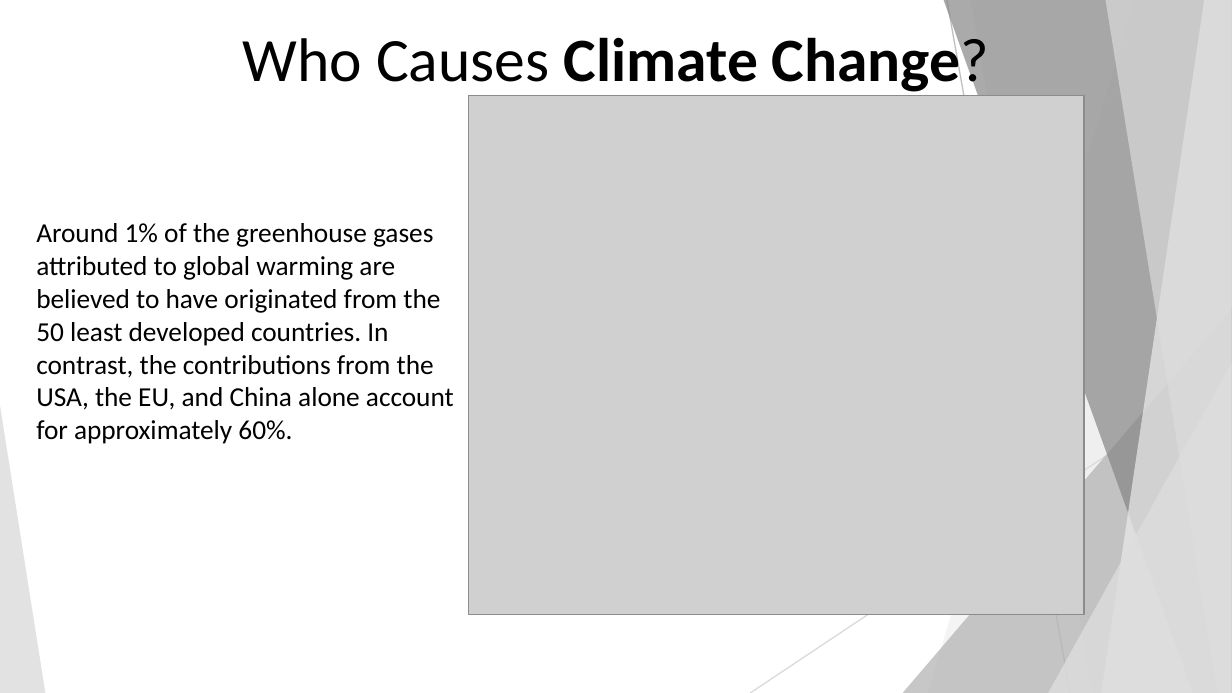
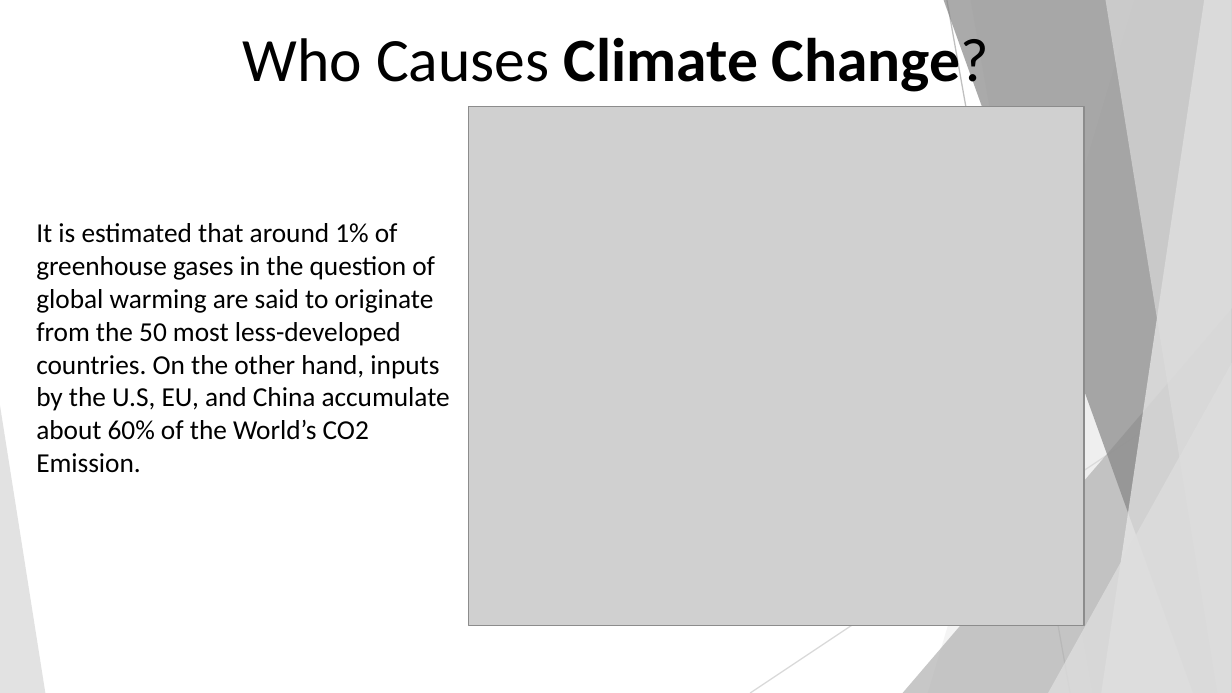
Before and after one commit to duymai85/CECS450-project, a slide deck: slide 11 of 450 Final Presentation.pptx (slide 7 before the commit). Drawn at 1232x693 pixels with LibreOffice and Linux fonts; fonts in the diff are those of the drawing; grey boxes stand for pictures. Boxes give left, top, right and bottom in pixels: in the first picture for what was removed or moved away, otherwise in the second. Text is boxed around its words. In the diff, an @@ line names an element or a change of style, - is before the commit and + after.

```diff
--- a/450 Final Presentation.pptx
+++ b/450 Final Presentation.pptx
@@ picture: place and size @@
-picture at [468,96,1084,615]
+picture at [468,106,1084,625]
@@ text at [36,223,450,473]: text changed @@
-Around 1% of the greenhouse gases attributed to global warming are believed to have originated from the 50 least developed countries. In contrast, the contributions from the USA, the EU, and China alone account for approximately 60%.
+It is estimated that around 1% of greenhouse gases in the question of global warming are said to originate from the 50 most less-developed countries. On the other hand, inputs by the U.S, EU, and China accumulate about 60% of the World’s CO2 Emission.
```
Also in this commit, not shown: 5 other slides changed, 4 slides added, 2 other files.
